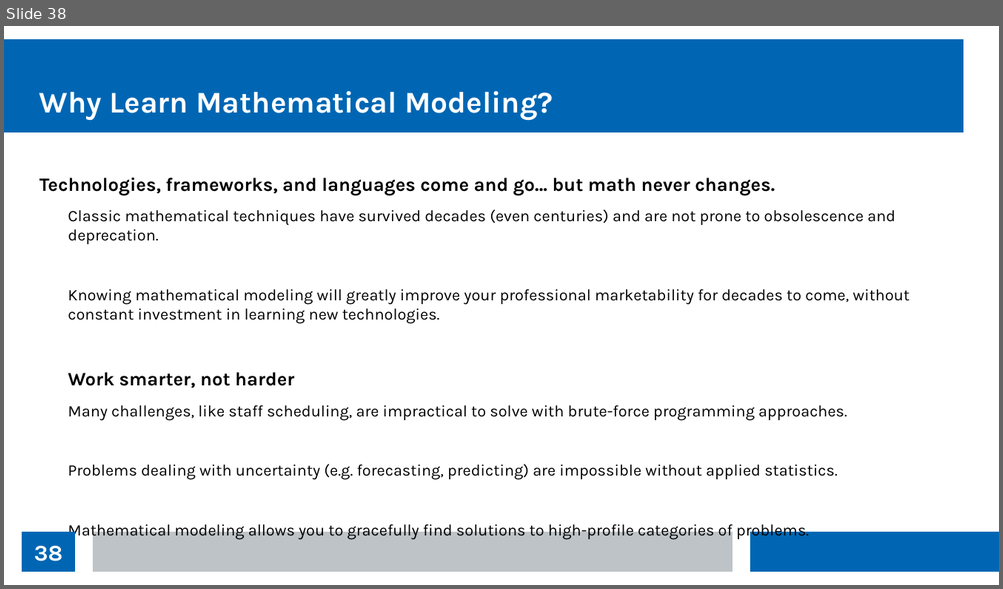
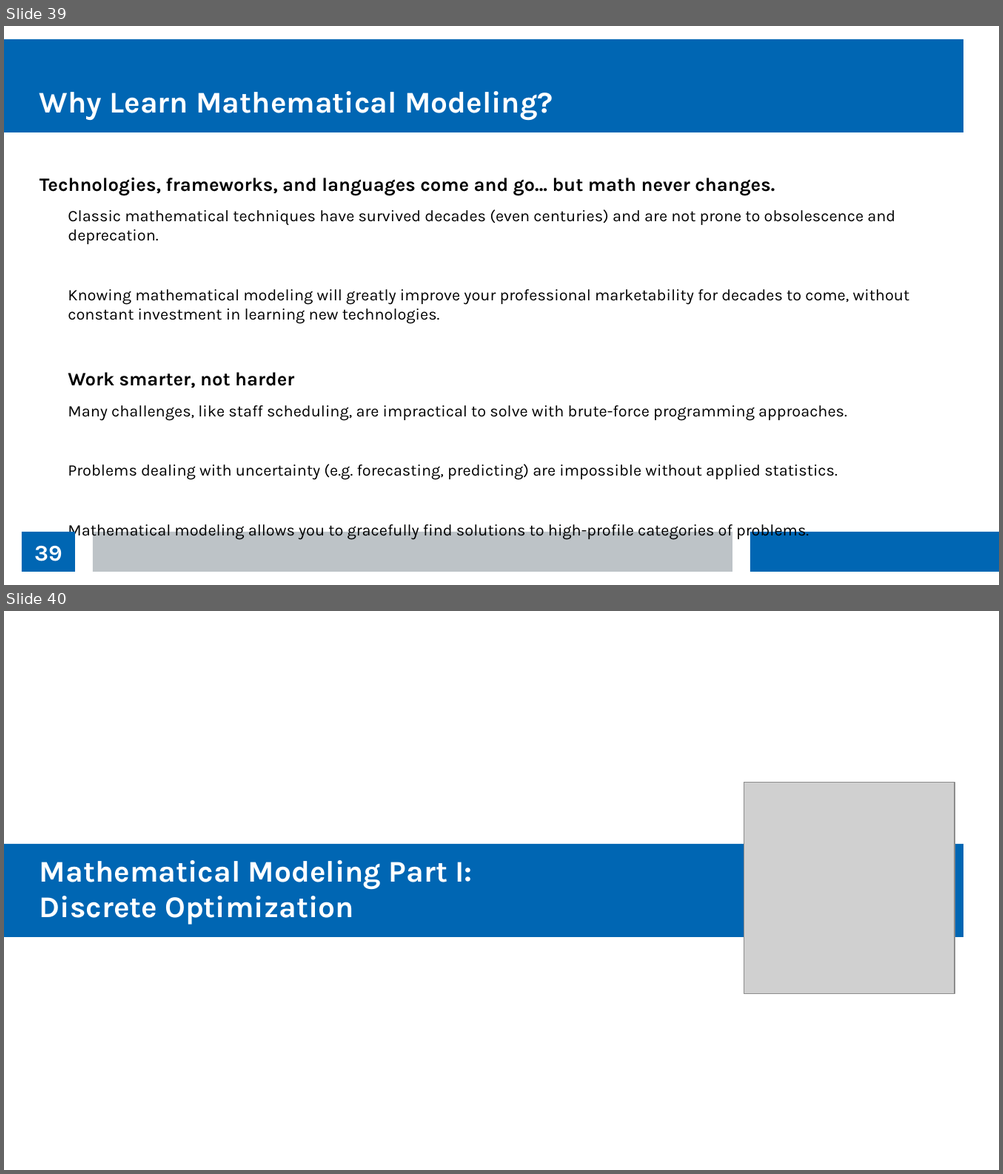
Before and after one commit to thomasnield/kotlin_data_science_talk_ChicagoJUG, a slide deck: kotlin_data_science_talk_chijug_slides.odp. Shown one above the other, each under a label of ours: slide 38 before the commit, slides 39 and 40 after it. The pictures are 1003x589 and 1003x1174 pixels, drawn with LibreOffice and Linux fonts; fonts in the diff are those of the drawing; grey boxes stand for pictures. Boxes give left, top, right and bottom in pixels: in the first picture for what was removed or moved away, otherwise in the second. Text is boxed around its words. In the diff, an @@ line names an element or a change of style, - is before the commit and + after.

Commit message:
start sudoku model

```diff
--- a/kotlin_data_science_talk_chijug_slides.odp
+++ b/kotlin_data_science_talk_chijug_slides.odp
@@ slide 40 added at <box>4,611,999,1170</box>, background #FFFFFF @@
@@ picture added at <box>744,783,954,994</box> @@
@@ rectangle added at <box>4,844,963,937</box>, fill #0066B3 @@
@@ title added at <box>40,860,472,925</box>, 24 pt, text #FFFFFF, bold @@
+Mathematical Modeling Part I:
+Discrete Optimization
@@ what was slide 38 is now slide 39 @@
@@ page number at <box>34,546,62,562</box>: text changed @@
-38
+39
```
Also in this commit, not shown: 4 slides changed, 3 other slides added.
